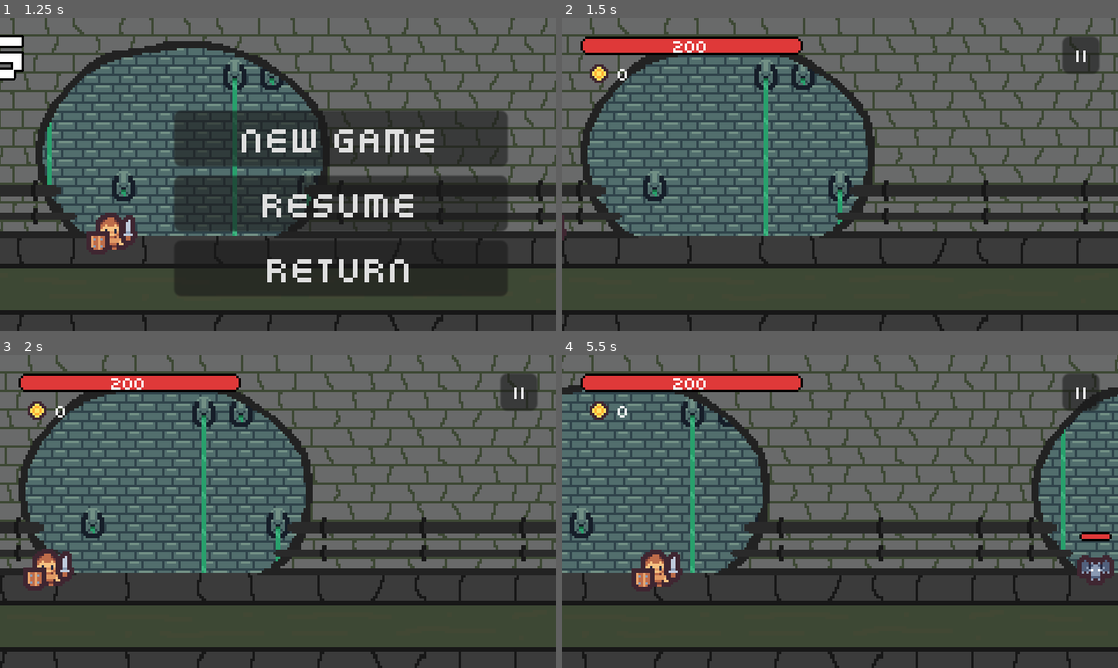
Above: before the commit, frames 1-4 (two rows, left to right).
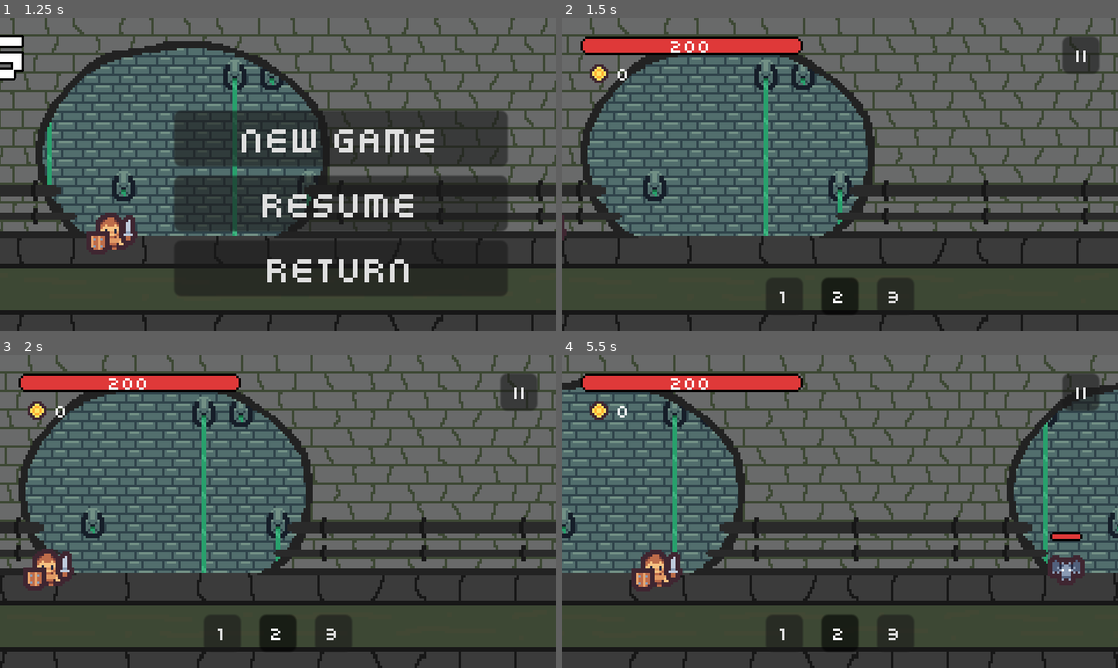
Above: after the commit, the same moments.

Repository: antronomo/RunningHalls
Game: Godot game, scene res://UIs/MenuScene.tscn
The game is run twice, just before and just after one commit, with the same random seed, the same clock (stepped at 60 frames per second) and the same inputs. Sound files missing from this copy of the repository are replaced by a short silence.
Inputs (mouse positions are in pixels of both pictures, inside the frame that each line leads up to):
- Up to frame 1 (1.25 s): click "START" at 0.5 s
- Up to frame 2 (1.5 s): click "NEW GAME" at 1.25 s
- Up to frame 3 (2 s): no input
- Up to frame 4 (5.5 s): click "||" at 2 s; click "RESUME" at 2.75 s; click (784, 633) at 4.25 s, where only the run after the commit has a clickable "1"; click (840, 633) at 5 s, where only the run after the commit has a clickable "2"

Frame 1 is identical in both runs. In frame 2, 2.0% of the frame differs, in the area x 19-64%, y 7-94%; in frame 3, 2.0%; in frame 4, 23%, in the area x 0-100%, y 0-100%.
Error in both runs: Invalid assignment on read-only value (on base: 'Dictionary'). (res://Scripts/OptionsMenu.gd:67)

Commit message:
Cambio de marchas durante partidas
He añadido en GUI 3 botones para poder cambiar la velocidad de los enemigos (que en realidad es el suelo que funciona como cintra  transportadora) y el fondo de manera simultánea.

-pulsar cualquiera de los 3 botones provoca lo siguiente: que el botón quede más oscuro, no enmarcado como si tuviera "focus" porque queda feo, guarda una variable en el script global Config.gd para que recuerde tu último cambio de marcha y durante el juego cambia la velocidad, no afecta la velocidad en la que los enemigos aparecen.

-casi todos los cambios son solo para implementar la función ya mencionada.

-cambio en la versión en CurrentGame.gd

-unas variables de función con barra baja (_) para que no valla saltando en la consola.

-cambios que no entiendo porqué (como en Helmet.gd, que literalmente borra una línea para poner otra exactamente iguál).

-hay escenas en las que parece que he cambiado la fuente o dyanmic font, por suerte, no lo he echo commit porque ralentizaba el proyecto cosa mala.

Diff:
--- a/Auto/Config.gd
+++ b/Auto/Config.gd
@@ -8,7 +8,8 @@
 	"sfx_volume" : 0.5,
 	"voice_volume" : 0.5,
 	"window_fullscreen" : false,
-	"enemies_lock_rotation" : true
+	"enemies_lock_rotation" : true,
+	"time_speed" : 1
 }
 
 
--- a/Auto/CurrentGame.gd
+++ b/Auto/CurrentGame.gd
@@ -2,7 +2,7 @@
 
 
 const GAMEPATHFILE : String = "user://SAVEFILE.save"
-const CURRENTVERSION : String = "0.25.2"
+const CURRENTVERSION : String = "0.26.0"
 const DEFAULTGAMEDATA : Dictionary = {
 	"game_info" : {
 		"game_version" : CURRENTVERSION,
--- a/Auto/GLOBALS.gd
+++ b/Auto/GLOBALS.gd
@@ -162,5 +162,11 @@
 			else:
 				print("cannot save " + what + " with: " + str(with))
 
+		"time_speed":
+			if typeof(with) == TYPE_INT:
+				config_data.time_speed = with
+			else:
+				print("cannot save " + what + " with: " + str(with))
+
 		_: # Default
 			print(what + " not found")
--- a/Level/Level0.tscn
+++ b/Level/Level0.tscn
@@ -116,7 +116,6 @@
 script = ExtResource("1")
 
 [node name="GUI" parent="." instance=ExtResource("2")]
-layer = -1
 
 [node name="SetterParallaxBackground" type="ParallaxBackground" parent="."]
 script = ExtResource("3")
@@ -126,7 +125,6 @@
 position = Vector2(40, 100)
 
 [node name="EnemySpawner" parent="." instance=ExtResource("5")]
-z_index = -1
 position = Vector2(280, 72)
 
 [node name="LootManager" type="Node2D" parent="."]
@@ -196,7 +194,10 @@
 offset_top = -192.0
 offset_bottom = -192.0
 
-[connection signal="pressed" from="GUI/ColorRect" to="." method="_on_color_rect_pressed"]
+[connection signal="pressed" from="GUI/PauseButton" to="." method="_on_pause_button_pressed"]
+[connection signal="pressed" from="GUI/SpeedControllerContainer/SpeedButton1" to="." method="_on_speed_button_1_pressed"]
+[connection signal="pressed" from="GUI/SpeedControllerContainer/SpeedButton2" to="." method="_on_speed_button_2_pressed"]
+[connection signal="pressed" from="GUI/SpeedControllerContainer/SpeedButton3" to="." method="_on_speed_button_3_pressed"]
 [connection signal="enemy_died" from="EnemySpawner" to="." method="_on_EnemySpawner_enemy_died"]
 [connection signal="generate_loot" from="EnemySpawner" to="." method="_on_EnemySpawner_generate_loot"]
 [connection signal="hand_defeated" from="EnemySpawner" to="." method="_on_enemy_spawner_hand_defeated"]
--- a/Scripts/GUI.gd
+++ b/Scripts/GUI.gd
@@ -4,11 +4,31 @@
 @onready var health_bar : TextureProgressBar = $HealthBarContainer/HealthBar
 @onready var health_label : Label = $HealthBarContainer/Label
 @onready var coin_label : Label = $CurrencyContainer/Label
+@onready var pause_button : Button = $PauseButton
+
+# SpeedButtons
+@onready var speed_button_1 : Button = $SpeedControllerContainer/SpeedButton1
+@onready var speed_button_2 : Button = $SpeedControllerContainer/SpeedButton2
+@onready var speed_button_3 : Button = $SpeedControllerContainer/SpeedButton3
 
 
 func _ready() -> void:
 	coin_label.text = str(0)
 	health_label.text = str(0)
+
+	update_speed_buttons_focus()
+
+
+func update_speed_buttons_focus() -> void:
+	match Globals.config_data.time_speed:
+		0:
+			speed_button_1.button_pressed = true
+		1:
+			speed_button_2.button_pressed = true
+		2:
+			speed_button_3.button_pressed = true
+		_:
+			push_warning("cannot set button pressed")
 
 
 func first_call(max_player_health : int) -> void:
@@ -25,3 +45,28 @@
 
 func update_gold_label(new_gold_count : int) -> void:
 	coin_label.text = str(new_gold_count)
+
+
+func _on_pause_button_pressed() -> void:
+	pause_button.release_focus()
+
+
+func _on_speed_button_1_pressed() -> void:
+	speed_button_1.release_focus()
+	speed_button_1.button_pressed = true
+	speed_button_2.button_pressed = false
+	speed_button_3.button_pressed = false
+
+
+func _on_speed_button_2_pressed() -> void:
+	speed_button_2.release_focus()
+	speed_button_1.button_pressed = false
+	speed_button_2.button_pressed = true
+	speed_button_3.button_pressed = false
+
+
+func _on_speed_button_3_pressed() -> void:
+	speed_button_3.release_focus()
+	speed_button_1.button_pressed = false
+	speed_button_2.button_pressed = false
+	speed_button_3.button_pressed = true
--- a/Scripts/Level0.gd
+++ b/Scripts/Level0.gd
@@ -16,11 +16,10 @@
 @onready var game_finished_ui : Control = $GameFinished
 
 
-
-const ground_speed : int = -32
+const gearbox : Array[int] = [-32, -48, -64]
 const out_of_viewport : Vector2 = Vector2(0, -192)
 
-
+var ground_speed : int # la variable que controla la velocidad del suelo y fondo
 var current_wave : int
 var current_gold : int
 var saved_gold : int # El oro que te quedas cuando terminas una oleada de enemigos
@@ -51,6 +50,8 @@
 	current_gold = game_save_file.game_info.gold
 	saved_gold = current_gold
 	gained_gold = game_save_file.game_info.gains
+
+	ground_speed = gearbox[Globals.config_data.time_speed]
 
 
 # Esto será utilizado para eliminar cofres no abiertos
@@ -88,7 +89,9 @@
 	Globals.set_game_data("gold", saved_gold)
 	Globals.set_game_data("wave", current_wave)
 	Globals.set_game_data("gains", gained_gold)
-	Globals.save_data_to_file()
+	Globals.save_data_to_file() # No debería ser llamado solo cuando va a cerrar el juego?
+
+	Globals.save_config_to_file() # No debería ser llamado solo cuando va a cerrar el juego?
 
 
 # Llamado cuando el jefe "aHand" a sido derrotado
@@ -137,7 +140,7 @@
 	get_tree().change_scene_to_file("res://UIs/MenuScene.tscn")
 
 
-func _on_color_rect_pressed() -> void:
+func _on_pause_button_pressed() -> void:
 	pause_menu.toggler_pauser()
 
 
@@ -162,3 +165,25 @@
 	gui.update_gold_label(current_gold)
 	shop_ui.position = out_of_viewport
 	game_over_ui.position = Vector2.ZERO
+
+
+# Speed Buttnos, su propósito es ajustar la velocidad en la que transcurre el juego
+func _on_speed_button_1_pressed() -> void:
+	Globals.set_config_data("time_speed", 0)
+	cambio_de_marcha(0)
+
+
+func _on_speed_button_2_pressed() -> void:
+	Globals.set_config_data("time_speed", 1)
+	cambio_de_marcha(1)
+
+
+func _on_speed_button_3_pressed() -> void:
+	Globals.set_config_data("time_speed", 2)
+	cambio_de_marcha(2)
+
+
+func cambio_de_marcha(number : int) -> void:
+	ground_speed = gearbox[number]
+	physic_ground.constant_linear_velocity.x = ground_speed
+	setterparallaxGround.get_child(0).set_paraspeed(ground_speed)
--- a/Scripts/OptionsMenu.gd
+++ b/Scripts/OptionsMenu.gd
@@ -73,7 +73,7 @@
 	audio_stream_player.playing = true
 
 
-func _on_voice_h_slider_drag_ended(value_changed) -> void:
+func _on_voice_h_slider_drag_ended(_value_changed) -> void:
 	audio_stream_player.playing = false
 
 
--- a/UIs/GUI.tscn
+++ b/UIs/GUI.tscn
@@ -1,12 +1,12 @@
-[gd_scene load_steps=6 format=3 uid="uid://cfjpmmeypujrh"]
+[gd_scene load_steps=5 format=3 uid="uid://cfjpmmeypujrh"]
 
 [ext_resource type="Script" path="res://Scripts/GUI.gd" id="1"]
 [ext_resource type="PackedScene" uid="uid://fgipj4t01uji" path="res://Components/HealthBar.tscn" id="2"]
-[ext_resource type="FontVariation" uid="uid://b70ncbv6ik2e6" path="res://Assets/DynamicFonts/HealthBar_8px_FontVariation.tres" id="3_fk6rc"]
 [ext_resource type="Texture2D" uid="uid://rmn12ygu7w0t" path="res://Assets/img/GoldCoin.png" id="4"]
 [ext_resource type="FontVariation" uid="uid://ds2df6k5s8j30" path="res://Assets/DynamicFonts/ShopMenu_8px_FontVariation.tres" id="5_n8prc"]
 
 [node name="GUI" type="CanvasLayer"]
+layer = -1
 script = ExtResource("1")
 
 [node name="HealthBarContainer" type="Control" parent="."]
@@ -37,7 +37,7 @@
 grow_horizontal = 2
 grow_vertical = 2
 size_flags_horizontal = 4
-theme_override_fonts/font = ExtResource("3_fk6rc")
+theme_override_fonts/font = ExtResource("5_n8prc")
 theme_override_font_sizes/font_size = 8
 text = "0"
 horizontal_alignment = 1
@@ -61,18 +61,20 @@
 offset_left = 24.0
 offset_right = 152.0
 offset_bottom = 16.0
-theme_override_fonts/font = ExtResource("3_fk6rc")
+theme_override_fonts/font = ExtResource("5_n8prc")
 theme_override_font_sizes/font_size = 8
 text = "0"
 vertical_alignment = 1
 
-[node name="ColorRect" type="Button" parent="."]
+[node name="PauseButton" type="Button" parent="."]
 offset_left = 216.0
 offset_top = 8.0
 offset_right = 232.0
 offset_bottom = 24.0
+theme_override_fonts/font = ExtResource("5_n8prc")
+theme_override_font_sizes/font_size = 8
 
-[node name="Label" type="Label" parent="ColorRect"]
+[node name="Label" type="Label" parent="PauseButton"]
 layout_mode = 0
 offset_left = 1.0
 offset_right = 17.0
@@ -82,3 +84,49 @@
 text = "||"
 horizontal_alignment = 1
 vertical_alignment = 1
+
+[node name="SpeedControllerContainer" type="Control" parent="."]
+layout_mode = 3
+anchors_preset = 0
+offset_left = 80.0
+offset_top = 112.0
+offset_right = 160.0
+offset_bottom = 128.0
+
+[node name="SpeedButton1" type="Button" parent="SpeedControllerContainer"]
+layout_mode = 2
+offset_left = 8.0
+offset_right = 24.0
+offset_bottom = 16.0
+theme_override_fonts/font = ExtResource("5_n8prc")
+theme_override_font_sizes/font_size = 8
+toggle_mode = true
+action_mode = 0
+text = "1"
+
+[node name="SpeedButton2" type="Button" parent="SpeedControllerContainer"]
+layout_mode = 2
+offset_left = 32.0
+offset_right = 48.0
+offset_bottom = 16.0
+theme_override_fonts/font = ExtResource("5_n8prc")
+theme_override_font_sizes/font_size = 8
+toggle_mode = true
+action_mode = 0
+text = "2"
+
+[node name="SpeedButton3" type="Button" parent="SpeedControllerContainer"]
+layout_mode = 2
+offset_left = 56.0
+offset_right = 72.0
+offset_bottom = 16.0
+theme_override_fonts/font = ExtResource("5_n8prc")
+theme_override_font_sizes/font_size = 8
+toggle_mode = true
+action_mode = 0
+text = "3"
+
+[connection signal="pressed" from="PauseButton" to="." method="_on_pause_button_pressed"]
+[connection signal="pressed" from="SpeedControllerContainer/SpeedButton1" to="." method="_on_speed_button_1_pressed"]
+[connection signal="pressed" from="SpeedControllerContainer/SpeedButton2" to="." method="_on_speed_button_2_pressed"]
+[connection signal="pressed" from="SpeedControllerContainer/SpeedButton3" to="." method="_on_speed_button_3_pressed"]
Not shown: 2 places in BackGrounds/inCaveParallaxBackground.tscn that only renumber resources
Not shown: 3 places in UIs/MainMenu.tscn that only renumber resources
